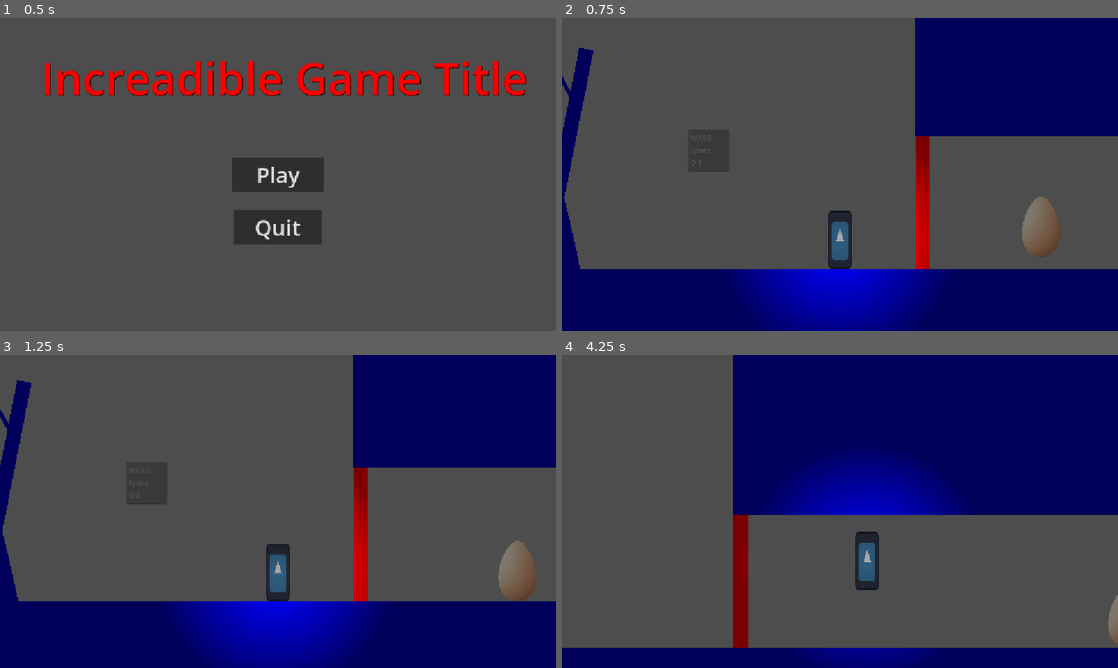
Above: before the commit, frames 1-4 (two rows, left to right).
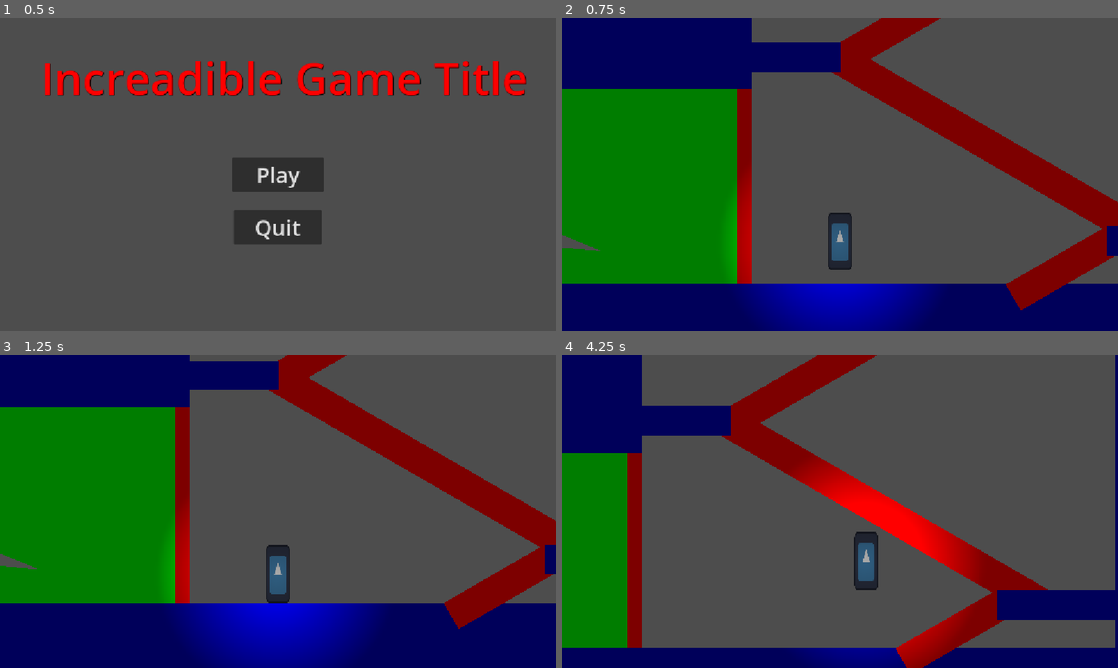
Above: after the commit, the same moments.

Repository: Triopking/Beat-Them-Up
Game: Godot game, scene res://Scenes/menu.tscn
Same seed, same stepped clock (60 frames per second), same inputs: the game is played once before the commit and once after it. The engine's default icon, where the game draws it, is replaced by a stand-in: a white triangle on a blue panel in a dark square.
Inputs:
- Up to frame 1 (0.5 s): no input
- Up to frame 2 (0.75 s): click "Play" at 0.5 s
- Up to frame 3 (1.25 s): no input
- Up to frame 4 (4.25 s): hold Q (AttackL) 1.28-2.03 s; hold D (Right) 1.28-2.78 s; tap Space (Jump) at 1.52, 2.27, 3.77 s; tap E (AttackR) at 2.1 s; hold Left (Left) 2.78-3.53 s; hold Shift (Sprint) 2.78-3.53 s; hold D (Right) from 3.53 s (still down); tap Q (AttackL) at 3.6 s

Frame 1 is identical in both runs. In frame 2, 56% of the frame differs, in the area x 0-100%, y 0-94%; in frame 3, 50%; in frame 4, 58%, in the area x 0-100%, y 0-100%.

Commit message:
Update first_level.tscn

Diff:
--- a/mechanic-gaunlet/Scenes/first_level.tscn
+++ b/mechanic-gaunlet/Scenes/first_level.tscn
@@ -17,7 +17,7 @@
 scale = Vector2(877.875, 2.96875)
 
 [node name="Player" parent="." unique_id=1843922582 instance=ExtResource("2_aqlmp")]
-position = Vector2(815, 571)
+position = Vector2(5690, 401)
 
 [node name="TextEdit" type="TextEdit" parent="." unique_id=1490564817]
 offset_left = 486.0
@@ -155,35 +155,39 @@
 position = Vector2(1223, 548)
 
 [node name="1D_Shape" parent="." unique_id=1714603602 instance=ExtResource("3_3qicx")]
-position = Vector2(6175.8564, 477.7128)
+position = Vector2(6175.7417, 477.05392)
 rotation = -0.5235988
-scale = Vector2(3.9615173, 1)
+scale = Vector2(3.968703, 1.0196266)
 
 [node name="1D_Shape3" parent="." unique_id=1075133307 instance=ExtResource("3_3qicx")]
-position = Vector2(6240.925, 156.52675)
+position = Vector2(6054.4917, -186.05069)
 rotation = -0.5235988
-scale = Vector2(5.3661013, 1)
+scale = Vector2(12.818856, 1.0093079)
 
 [node name="1D_Shape2" parent="." unique_id=973582437 instance=ExtResource("3_3qicx")]
-position = Vector2(6217, 330.00018)
+position = Vector2(6023.894, 217.07759)
 rotation = 0.5235988
-scale = Vector2(5.6201262, 1)
+scale = Vector2(12.610613, 1.038784)
 
 [node name="1D_Shape4" parent="." unique_id=1242839848 instance=ExtResource("3_3qicx")]
-position = Vector2(6215, -13.000183)
+position = Vector2(5994.038, -612.3225)
 rotation = 0.5235988
-scale = Vector2(5.6201262, 1)
+scale = Vector2(13.926812, 1.0149939)
 
 [node name="Basic Shape8" parent="." unique_id=1132007953 instance=ExtResource("1_fu4at")]
-position = Vector2(6367.2847, 418.09708)
+position = Vector2(6412.892, 418.09708)
+scale = Vector2(4.5033617, 1)
+
+[node name="Basic Shape9" parent="." unique_id=1951281990 instance=ExtResource("1_fu4at")]
+position = Vector2(5593, 19)
 scale = Vector2(3.0781267, 1)
 
-[node name="Basic Shape9" parent="." unique_id=1951281990 instance=ExtResource("1_fu4at")]
-position = Vector2(5978, 243)
+[node name="Basic Shape10" parent="." unique_id=1122030222 instance=ExtResource("1_fu4at")]
+position = Vector2(6491.9995, -387)
 scale = Vector2(3.0781267, 1)
 
-[node name="Basic Shape10" parent="." unique_id=1122030222 instance=ExtResource("1_fu4at")]
-position = Vector2(6462.9995, 80)
+[node name="Basic Shape13" parent="." unique_id=766882887 instance=ExtResource("1_fu4at")]
+position = Vector2(5525.9995, -831)
 scale = Vector2(3.0781267, 1)
 
 [node name="StaticBody2D" parent="." unique_id=1452010384 instance=ExtResource("7_m3o2c")]
@@ -197,3 +201,24 @@
 [node name="StaticBody2D3" parent="." unique_id=14124535 instance=ExtResource("7_m3o2c")]
 position = Vector2(5484.0005, 299)
 scale = Vector2(1.487395, 22.29854)
+
+[node name="Basic Shape11" parent="." unique_id=218993927 instance=ExtResource("1_fu4at")]
+position = Vector2(7313.5, -235.99997)
+scale = Vector2(24.609375, 31.781252)
+
+[node name="Basic Shape12" parent="." unique_id=1773090543 instance=ExtResource("1_fu4at")]
+position = Vector2(4637.5, -1532)
+scale = Vector2(26.828125, 34.750004)
+
+[node name="1D_Shape5" parent="." unique_id=1361944809 instance=ExtResource("3_3qicx")]
+position = Vector2(5971.0586, -1022.1389)
+rotation = -0.5235988
+scale = Vector2(12.806992, 0.9850862)
+
+[node name="Basic Shape14" parent="." unique_id=2117288368 instance=ExtResource("1_fu4at")]
+position = Vector2(6712.5, -1222)
+scale = Vector2(12.578125, 1)
+
+[node name="Basic Shape15" parent="." unique_id=1170942816 instance=ExtResource("1_fu4at")]
+position = Vector2(8990, -2067.5)
+scale = Vector2(120.78125, 12.453125)
